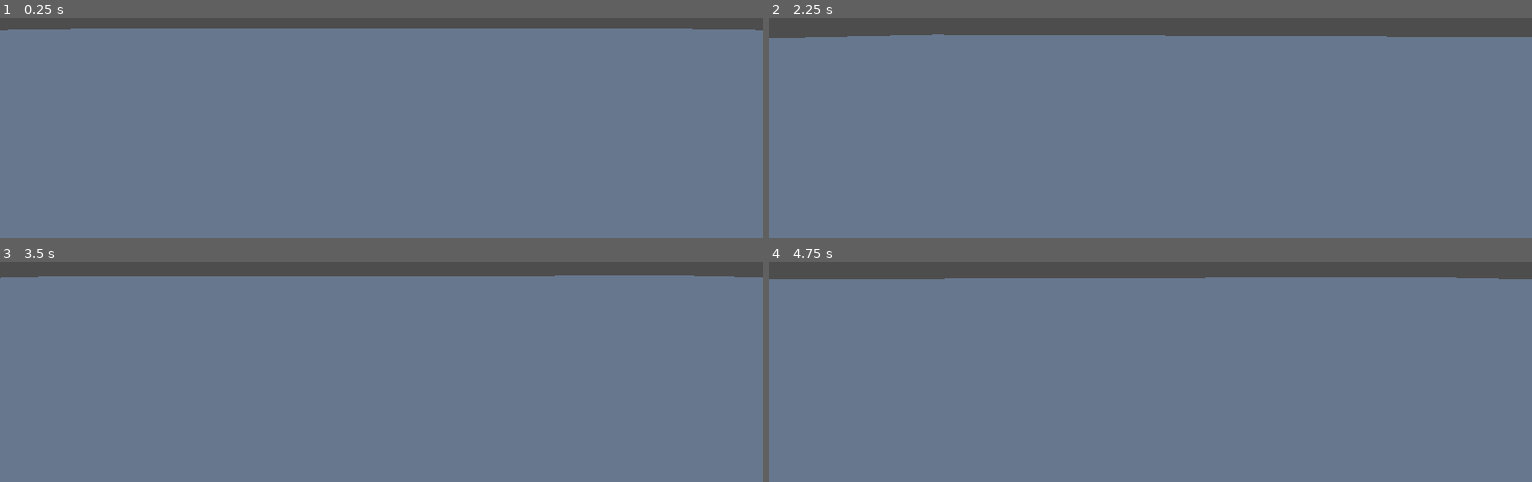
Above: before the commit, frames 1-4 (two rows, left to right).
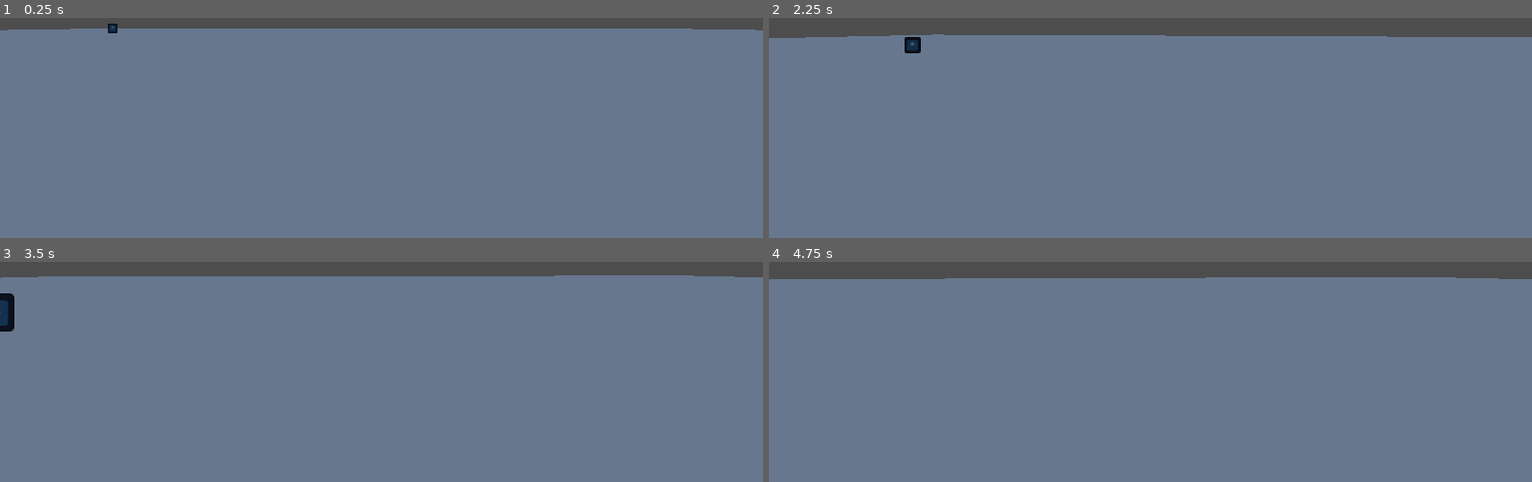
Above: after the commit, the same moments.

Repository: Iroguin/slender-moose
Game: Godot game, scene res://scenes/main_game.tscn
Same seed, same stepped clock (60 frames per second), same inputs: the game is played once before the commit and once after it. The engine's default icon, where the game draws it, is replaced by a stand-in: a white triangle on a blue panel in a dark square.
Inputs (mouse positions are in pixels of both pictures, inside the frame that each line leads up to):
- Up to frame 1 (0.25 s): no input
- Up to frame 2 (2.25 s): tap Enter (ui_accept) at 0.5, 0.6, 0.77, 1.07, 1.25, 1.35, 1.52, 1.82, 2, 2.1 s; move the mouse to (1142, 31) at 0.52 s; hold Up (ui_up) from 0.53 s (still down); move the mouse to (1203, 29) at 1.27 s; move the mouse to (1089, 18) at 2.02 s
- Up to frame 3 (3.5 s): move the mouse to (389, 268) at 2.77 s; release Up (ui_up) at 2.78 s; hold Left (ui_left) from 2.78 s (still down); tap Enter (ui_accept) at 2.85, 3.02, 3.32 s
- Up to frame 4 (4.75 s): move the mouse to (outside the picture) at 3.52 s; release Left (ui_left) at 3.53 s; hold Up (ui_up) from 3.53 s (still down); tap Enter (ui_accept) at 3.6, 3.77, 4.07, 4.35, 4.52 s; move the mouse to (1188, 266) at 4.27 s

The runs differ from the first frame. In frame 1, less than 0.1% of the frame differs, in the area x 14-16%, y 2-7%; in frame 2, 0.2%; in frame 3, 0.3%, in the area x 0-2%, y 14-32%; in frame 4, nothing differs.

Commit message:
Moose charges past player

Diff:
--- a/scenes/main_game.tscn
+++ b/scenes/main_game.tscn
@@ -2,9 +2,16 @@
 
 [ext_resource type="PackedScene" uid="uid://dagucwp3qumhf" path="res://scenes/world.tscn" id="1_72e8q"]
 [ext_resource type="PackedScene" uid="uid://bd0l84mli7t7b" path="res://scenes/character.tscn" id="2_d2op2"]
+[ext_resource type="PackedScene" uid="uid://w3uugctlb27g" path="res://scenes/moose.tscn" id="3_d2op2"]
 
 [node name="main_game" type="Node3D" unique_id=979090175]
 
 [node name="world" parent="." unique_id=1786259902 instance=ExtResource("1_72e8q")]
 
 [node name="character" parent="." unique_id=2141544962 instance=ExtResource("2_d2op2")]
+
+[node name="Moose" parent="." unique_id=273658079 node_paths=PackedStringArray("player") instance=ExtResource("3_d2op2")]
+transform = Transform3D(1, 0, 0, 0, 1, 0, 0, 0, 1, -36.249, 0, -37.664)
+player = NodePath("../character")
+charge_time = 5.0
+charge_delay_max = 10.0
--- a/scenes/moose.tscn
+++ b/scenes/moose.tscn
@@ -10,14 +10,17 @@
 charge_time = 2.0
 
 [node name="Sprite3D" type="Sprite3D" parent="." unique_id=1574550632]
+transform = Transform3D(1, 0, 0, 0, 1, 0, 0, 0, 1, 0, 1, 0)
 billboard = 2
 shaded = true
 texture = ExtResource("2_selvl")
 
 [node name="MooseChargeTimer" type="Timer" parent="." unique_id=1420594953]
 unique_name_in_owner = true
+autostart = true
 
 [node name="ChargeArea" type="Area3D" parent="." unique_id=1897969873]
+transform = Transform3D(1, 0, 0, 0, 1, 0, 0, 0, 1, 0, 1, 0)
 
 [node name="CollisionShape3D" type="CollisionShape3D" parent="ChargeArea" unique_id=1950049256]
 shape = SubResource("BoxShape3D_selvl")
--- a/scripts/character.gd
+++ b/scripts/character.gd
@@ -1,3 +1,4 @@
+class_name Player
 extends CharacterBody3D
 
 const SPEED = 5.0
--- a/scripts/moose.gd
+++ b/scripts/moose.gd
@@ -3,6 +3,7 @@
 
 enum States{IDLE, NOTICE, CHARGE}
 
+@export var player: Player
 @export_category("Charge")
 @export var charge_time := 5.0
 @export var charge_delay_min := 5.0
@@ -31,8 +32,21 @@
 ## Makes the Moose charge to ´where´.
 func moose_charge(where: Vector3):
 	var charge_tween := get_tree().create_tween()
+	where = Vector3(where.x, 0, where.z)
 	charge_tween.tween_property(self, "global_position", where, charge_time)
 
 
+# TODO make this warn and charge toward the player
+## Makes the moose charge when the timer runs out
 func _on_moose_charge_timer_timeout() -> void:
+	if player == null:
+		var rand_x := randf_range(-30, 30)
+		var rand_z := randf_range(-30, 30)
+		moose_charge(Vector3(rand_x, 0, rand_z))
+		push_warning("player variable hasn't been set in Moose")
+	else:
+		var charge_distance := global_position.distance_to(player.global_position)
+		var charge_dir := global_position.direction_to(player.global_position)
+		var charge_pos := charge_dir * (charge_distance * 2)
+		moose_charge(charge_pos)
 	%MooseChargeTimer.start(randf_range(charge_delay_min, charge_delay_max))
